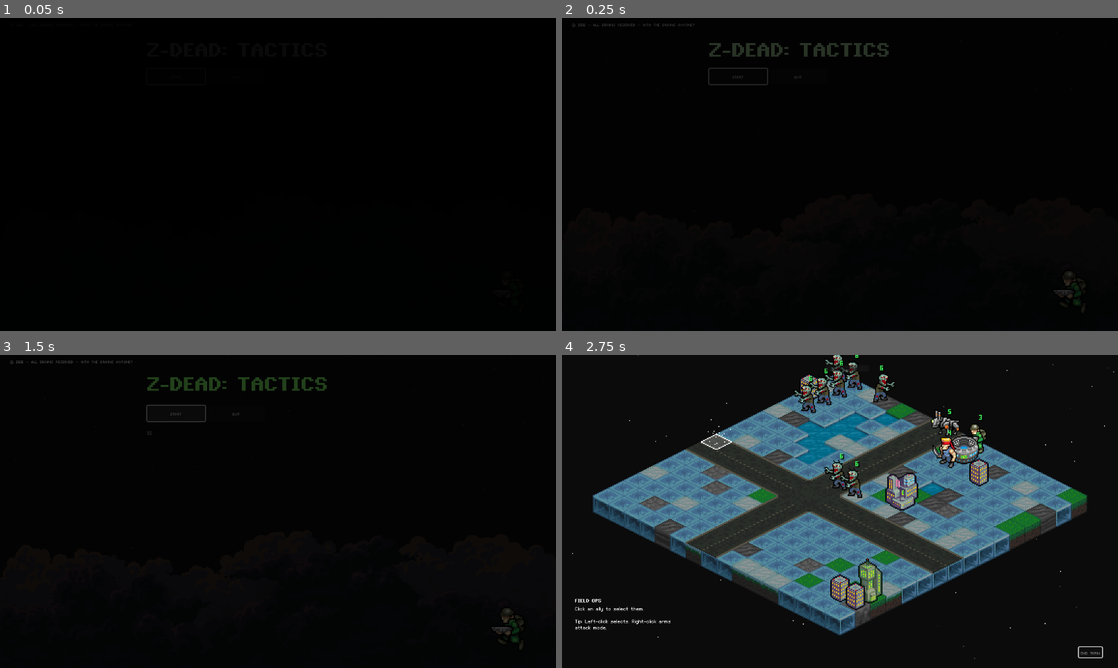
Above: before the commit, frames 1-4 (two rows, left to right).
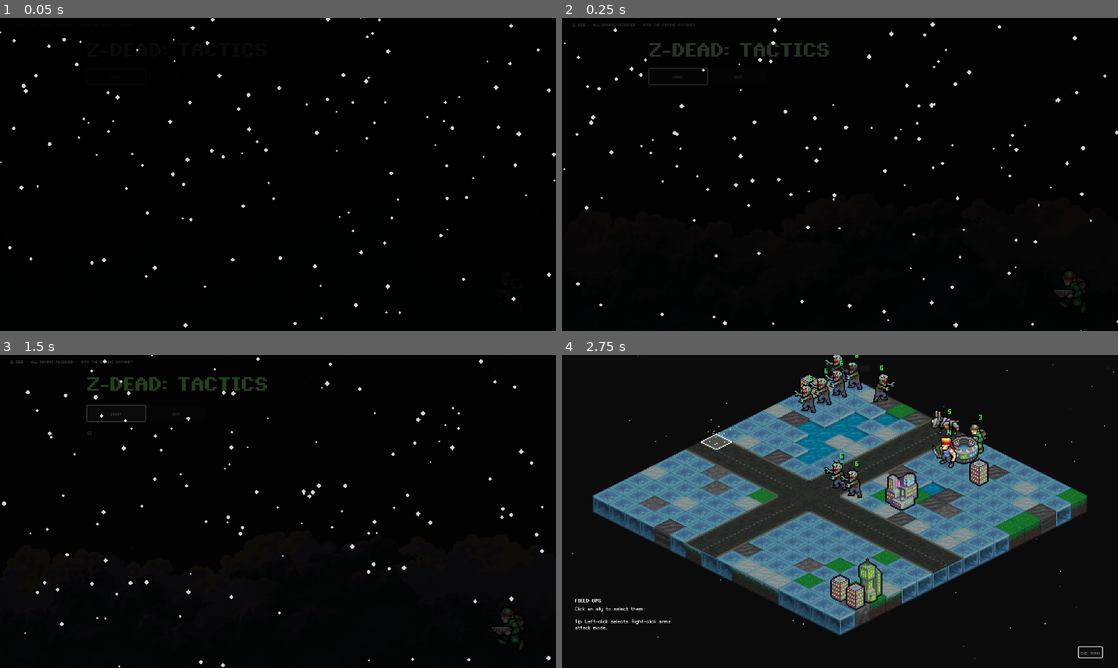
Above: after the commit, the same moments.

Repository: Tekknobot/MEKIII
Game: Godot game, scene res://scenes/title_screen.tscn
Two runs of this game, one before a commit and one after it. Both use one fixed random seed, a clock stepped at 60 frames per second and the inputs below. This scene is started directly instead of the project's main scene.
Inputs:
- Up to frame 1 (0.05 s): no input
- Up to frame 2 (0.25 s): no input
- Up to frame 3 (1.5 s): click "Start" at 0.5 s; click "Start" at 1.25 s
- Up to frame 4 (2.75 s): click "End Turn" at 2 s

The runs differ from the first frame. In frame 1, 0.7% of the frame differs, in the area x 0-100%, y 0-99%; in frame 2, 1.8%; in frame 3, 1.8%, in the area x 0-100%, y 0-100%; in frame 4, nothing differs.

Commit message:
Weather title screen.

Diff:
--- a/scenes/title_screen.tscn
+++ b/scenes/title_screen.tscn
@@ -12,6 +12,7 @@
 [ext_resource type="PackedScene" uid="uid://bm1g128j70kea" path="res://scenes/StarNight.tscn" id="10_tklts"]
 [ext_resource type="Texture2D" uid="uid://sh0qp53v5skq" path="res://sprites/Clouds/Re_ Indie Developer from Toronto, Canada looking for pixel mech artist_/layer2.png" id="11_ib7db"]
 [ext_resource type="Texture2D" uid="uid://bkumpbg4gebvj" path="res://sprites/Clouds/Re_ Indie Developer from Toronto, Canada looking for pixel mech artist_/layer1.png" id="12_frs5l"]
+[ext_resource type="Script" uid="uid://dc2tnq1wwbdig" path="res://scripts/weather_particles.gd" id="13_frs5l"]
 
 [node name="TitleScreen" type="Control"]
 layout_mode = 3
@@ -75,9 +76,9 @@
 
 [node name="Center" type="VBoxContainer" parent="."]
 layout_mode = 0
-offset_left = 305.0
+offset_left = 181.0
 offset_top = 37.0
-offset_right = 817.0
+offset_right = 693.0
 offset_bottom = 154.0
 
 [node name="Title" type="Label" parent="Center"]
@@ -105,9 +106,9 @@
 [node name="StoryClip" type="Control" parent="."]
 custom_minimum_size = Vector2(120, 120)
 anchors_preset = 0
-offset_left = 305.0
+offset_left = 181.0
 offset_top = 153.0
-offset_right = 499.0
+offset_right = 375.0
 offset_bottom = 273.0
 
 [node name="Story" type="RichTextLabel" parent="StoryClip"]
@@ -126,3 +127,10 @@
 offset_right = 1176.0
 offset_bottom = 674.0
 color = Color(0, 0, 0, 1)
+
+[node name="Weather" type="Node2D" parent="."]
+position = Vector2(534, 6)
+script = ExtResource("13_frs5l")
+weather = 2
+intensity = 0.5
+follow_camera = false
--- /dev/null
+++ b/scripts/weather_particles.gd
@@ -0,0 +1,265 @@
+extends Node2D
+class_name WeatherParticles2D
+
+enum Weather { NONE, RAIN, SNOW, ASH }
+
+@export var weather: Weather = Weather.RAIN
+@export var intensity := 0.75 # 0..1
+@export var wind := Vector2(90, 0) # px/s (x wind, y extra fall)
+@export var follow_camera := true
+
+# How big an area to cover (in pixels). If follow_camera=true this is centered on camera.
+@export var cover_size := Vector2(1152, 648)
+
+# Optional: set this if you want it to follow a specific Camera2D node
+@export var camera_path: NodePath
+
+var _cam: Camera2D
+var _rain: GPUParticles2D
+var _snow: GPUParticles2D
+var _ash: GPUParticles2D
+
+@export var base_cover_size := Vector2(1152, 648)
+# This is the size your particle box was authored for
+
+var _last_cover := Vector2.ZERO
+
+func _ready() -> void:
+	_cam = get_node_or_null(camera_path) as Camera2D
+	_build()
+
+	get_viewport().size_changed.connect(_fit_to_viewport)
+
+	# wait one frame so viewport/camera sizes are valid
+	await get_tree().process_frame
+
+	_fit_to_viewport()
+	_apply_all()
+	_set_weather(weather)
+
+func _process(_delta: float) -> void:
+	if follow_camera:
+		var c := _get_camera_center()
+		global_position = c
+
+func set_weather(w: Weather) -> void:
+	weather = w
+	_set_weather(w)
+
+func set_intensity(v: float) -> void:
+	intensity = clampf(v, 0.0, 1.0)
+	_apply_all()
+
+func set_wind(v: Vector2) -> void:
+	wind = v
+	_apply_all()
+
+# -------------------------------------------------
+# Build nodes
+# -------------------------------------------------
+func _build() -> void:
+	_rain = _make_particles("Rain")
+	_snow = _make_particles("Snow")
+	_ash  = _make_particles("Ash")
+
+	add_child(_rain)
+	add_child(_snow)
+	add_child(_ash)
+
+	# Start with all off, then enable chosen one
+	_rain.emitting = false
+	_snow.emitting = false
+	_ash.emitting = false
+
+func _make_particles(n: String) -> GPUParticles2D:
+	var p := GPUParticles2D.new()
+	p.name = n
+	p.one_shot = false
+	p.preprocess = 6.2
+	p.explosiveness = 0.0
+	p.local_coords = true
+	p.draw_order = GPUParticles2D.DRAW_ORDER_INDEX
+	p.amount = 400
+	p.visibility_rect = Rect2(-cover_size * 0.5, cover_size)
+	return p
+
+# -------------------------------------------------
+# Configure looks
+# -------------------------------------------------
+func _apply_all() -> void:
+	_apply_rain()
+	_apply_snow()
+	_apply_ash()
+
+func _apply_rain() -> void:
+	if _rain == null: return
+	_rain.visibility_rect = Rect2(-cover_size * 0.5, cover_size)
+
+	var pm := ParticleProcessMaterial.new()
+	pm.emission_shape = ParticleProcessMaterial.EMISSION_SHAPE_BOX
+	pm.emission_box_extents = Vector3(cover_size.x * 0.5, cover_size.y * 0.5, 0.0) # ✅ full centered box
+	pm.emission_shape_offset = Vector3.ZERO # ✅ centered
+
+
+	# Rain: fast down, slight wind
+	var fall := 900.0 + (intensity * 800.0)
+	pm.gravity = Vector3(wind.x, fall + wind.y, 0.0)
+
+	pm.initial_velocity_min = 0.0
+	pm.initial_velocity_max = 0.0
+
+	pm.scale_min = 0.45
+	pm.scale_max = 0.85
+
+	pm.angle_min = -8.0
+	pm.angle_max = 8.0
+
+	pm.lifetime_randomness = 0.05
+	_rain.lifetime = max(0.35, cover_size.y / fall)
+
+	# Amount
+	_rain.amount = int(lerpf(120.0, 1100.0, intensity))
+
+	# Use a tiny stretched raindrop texture made in code (no external file)
+	_rain.texture = _make_drop_texture(2, 18)
+	_rain.process_material = pm
+
+	# Subtle fade-out at end
+	_rain.modulate = Color(1, 1, 1, 0.75)
+
+func _apply_snow() -> void:
+	if _snow == null: return
+	_snow.visibility_rect = Rect2(-cover_size * 0.5, cover_size)
+
+	var pm := ParticleProcessMaterial.new()
+	pm.emission_shape = ParticleProcessMaterial.EMISSION_SHAPE_BOX
+	pm.emission_box_extents = Vector3(cover_size.x * 0.5, cover_size.y * 0.5, 0.0) # ✅ full centered box
+	pm.emission_shape_offset = Vector3.ZERO # ✅ centered
+
+	var fall := 110.0 + (intensity * 160.0)
+	pm.gravity = Vector3(wind.x * 0.35, fall + wind.y * 0.15, 0.0)
+
+	pm.initial_velocity_min = 10.0
+	pm.initial_velocity_max = 40.0
+
+	# gentle sideways drift
+	pm.direction = Vector3(0.0, 1.0, 0.0)
+	pm.spread = 25.0
+
+	pm.angular_velocity_min = -40.0
+	pm.angular_velocity_max = 40.0
+
+	pm.scale_min = 0.6
+	pm.scale_max = 1.6
+
+	pm.lifetime_randomness = 0.35
+	_snow.lifetime = max(2.0, cover_size.y / fall)
+
+	_snow.amount = int(lerpf(40.0, 420.0, intensity))
+	_snow.texture = _make_dot_texture(6)
+	_snow.process_material = pm
+	_snow.modulate = Color(1, 1, 1, 0.85)
+
+func _apply_ash() -> void:
+	if _ash == null: return
+	_ash.visibility_rect = Rect2(-cover_size * 0.5, cover_size)
+
+	var pm := ParticleProcessMaterial.new()
+	pm.emission_shape = ParticleProcessMaterial.EMISSION_SHAPE_BOX
+	pm.emission_box_extents = Vector3(cover_size.x * 0.5, cover_size.y * 0.5, 0.0)
+
+	# Ash: slow float, lots of sideways
+	var fall := 30.0 + (intensity * 40.0)
+	pm.gravity = Vector3(wind.x * 0.6, fall + wind.y * 0.05, 0.0)
+
+	pm.initial_velocity_min = 10.0
+	pm.initial_velocity_max = 55.0
+	pm.spread = 60.0
+
+	pm.angular_velocity_min = -80.0
+	pm.angular_velocity_max = 80.0
+
+	pm.scale_min = 0.7
+	pm.scale_max = 2.4
+
+	pm.lifetime_randomness = 0.55
+	_ash.lifetime = 6.0
+
+	_ash.amount = int(lerpf(30.0, 300.0, intensity))
+	_ash.texture = _make_dot_texture(5)
+	_ash.process_material = pm
+	_ash.modulate = Color(0.95, 0.92, 0.85, 0.55)
+
+# -------------------------------------------------
+# Enable / disable
+# -------------------------------------------------
+func _set_weather(w: Weather) -> void:
+	if _rain: _rain.emitting = (w == Weather.RAIN)
+	if _snow: _snow.emitting = (w == Weather.SNOW)
+	if _ash:  _ash.emitting  = (w == Weather.ASH)
+
+# -------------------------------------------------
+# Helpers
+# -------------------------------------------------
+func _get_camera_center() -> Vector2:
+	# Use explicit camera if provided; else use viewport camera if available.
+	if _cam != null and is_instance_valid(_cam):
+		return _cam.get_screen_center_position()
+
+	var v := get_viewport()
+	if v != null:
+		var c := v.get_camera_2d()
+		if c != null:
+			return c.get_screen_center_position()
+
+	# FINAL fallback (fixes "Not all code paths return")
+	return global_position
+
+
+func _make_dot_texture(size_px: int) -> Texture2D:
+	var img := Image.create(size_px, size_px, false, Image.FORMAT_RGBA8)
+	img.fill(Color(0, 0, 0, 0))
+
+	var r := float(size_px) * 0.45
+	var center := Vector2(size_px * 0.5, size_px * 0.5)
+
+	for y in range(size_px):
+		for x in range(size_px):
+			var d := center.distance_to(Vector2(x + 0.5, y + 0.5))
+			if d <= r:
+				img.set_pixel(x, y, Color(1, 1, 1, 1))
+
+	return ImageTexture.create_from_image(img)
+
+
+func _make_drop_texture(w: int, h: int) -> Texture2D:
+	var img := Image.create(w, h, false, Image.FORMAT_RGBA8)
+	img.fill(Color(0, 0, 0, 0))
+
+	for y in range(h):
+		var a = 1.0 - (float(y) / max(1.0, float(h - 1))) * 0.55
+		for x in range(w):
+			img.set_pixel(x, y, Color(1, 1, 1, a))
+
+	return ImageTexture.create_from_image(img)
+
+func _fit_to_viewport() -> void:
+	var vp := get_viewport()
+	if vp == null:
+		return
+
+	var view_px := vp.get_visible_rect().size
+	if view_px.x < 2 or view_px.y < 2:
+		return
+
+	# If you use camera zoom, convert pixels -> world units
+	var z := Vector2.ONE
+	var c := _cam
+	if c == null or not is_instance_valid(c):
+		c = vp.get_camera_2d()
+	if c != null:
+		z = c.zoom
+
+	cover_size = view_px * z
+
+	_apply_all()
Not shown: 1 places in scenes/title_screen.tscn that only renumber resources
Not shown, added: scripts/weather_particles.gd.uid
